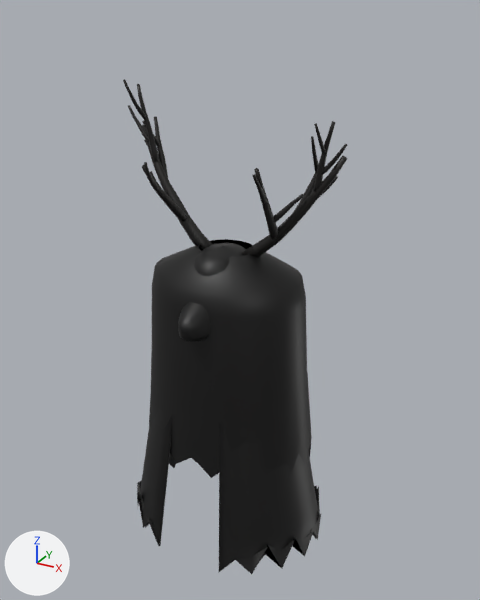
What one commit did to the glTF model creatures/beast/models/beast.glb.
Camera for both pictures: a camera (50 mm lens) standing at (0.754, -1.296, 0.714) and looking at (0.025, 0.029, 0.052). Every picture has the same lights, and +X, +Y and +Z are marked at lower left. The picture after the commit comes second.

Objects in the first picture: 'cape', 'head', 'shroud'.
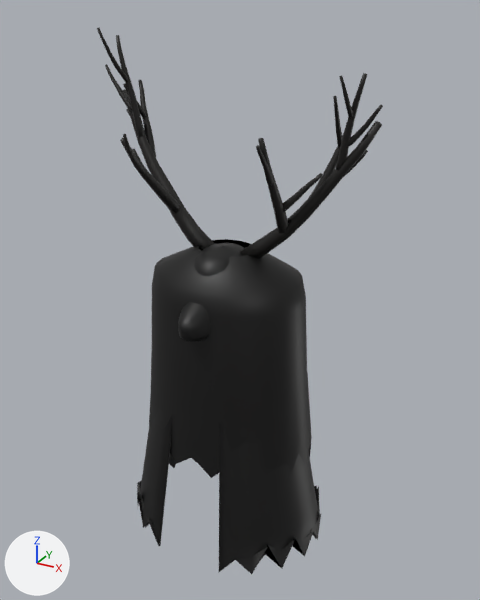
Patch to the scene script:
```diff
--- a/creatures/beast/models/beast.glb.py
+++ b/creatures/beast/models/beast.glb.py
@@ me_head @@
-me_head.from_pydata(...)  # 2018 vertices, 3680 faces; spans x -0.295..0.291, y -0.192..0.119, z -0.13..0.565
+me_head.from_pydata(...)  # 2018 vertices, 3680 faces; spans x -0.364..0.359, y -0.192..0.119, z -0.13..0.674
+# me_head part 1: the loose piece of 50 vertices spanning x 0.035..0.289, y -0.009..0.03, z 0.158..0.438 is scaled about its middle by (1.28, 1.27, 1.28), then moved by (0.033, 0.0, 0.036)
+# me_head part 2: the loose piece of 50 vertices spanning x 0.115..0.142, y -0.102..0.02, z 0.228..0.415 is scaled about its middle by (1.23, 1.28, 1.28), then moved by (0.023, -0.014, 0.042)
+# me_head part 3: the loose piece of 50 vertices spanning x 0.128..0.203, y -0.031..-0.009, z 0.277..0.352 is scaled about its middle by (1.28, 1.22, 1.28), then moved by (0.033, -0.008, 0.04)
+# me_head part 4: the loose piece of 50 vertices spanning x 0.126..0.144, y -0.126..-0.05, z 0.33..0.409 is scaled about its middle by (1.21, 1.28, 1.28), then moved by (0.025, -0.027, 0.055)
+# me_head part 5: the loose piece of 50 vertices spanning x 0.153..0.225, y -0.002..0.057, z 0.266..0.434 is scaled about its middle by (1.27, 1.27, 1.28), then moved by (0.04, 0.005, 0.05)
+# me_head part 6: the loose piece of 50 vertices spanning x 0.179..0.259, y 0.019..0.042, z 0.308..0.387 is scaled about its middle by (1.28, 1.23, 1.28), then moved by (0.048, 0.006, 0.049)
+# me_head part 7: the loose piece of 50 vertices spanning x 0.204..0.216, y -0.006..0.05, z 0.381..0.472 is scaled about its middle by (1.16, 1.27, 1.28), then moved by (0.046, 0.003, 0.071)
+# me_head part 8: the loose piece of 50 vertices spanning x 0.219..0.268, y -0.025..0.009, z 0.349..0.508 is scaled about its middle by (1.27, 1.26, 1.28), then moved by (0.055, -0.005, 0.072)
+# me_head part 9: the loose piece of 50 vertices spanning x 0.231..0.291, y -0.011..0.002, z 0.393..0.464 is scaled about its middle by (1.28, 1.15, 1.28), then moved by (0.06, -0.004, 0.072)
+# me_head part 10: the loose piece of 50 vertices spanning x 0.234..0.25, y -0.049..-0.008, z 0.439..0.506 is scaled about its middle by (1.2, 1.27, 1.28), then moved by (0.055, -0.011, 0.084)
+# me_head part 11: the loose piece of 50 vertices spanning x -0.265..-0.035, y -0.007..0.059, z 0.158..0.453 is scaled about its middle by (1.28, 1.27, 1.28), then moved by (-0.029, 0.004, 0.038)
+# me_head part 12: the loose piece of 50 vertices spanning x -0.153..-0.112, y -0.106..0.029, z 0.23..0.394 is scaled about its middle by (1.26, 1.28, 1.28), then moved by (-0.024, -0.013, 0.039)
+# me_head part 13: the loose piece of 50 vertices spanning x -0.198..-0.128, y -0.024..-0.007, z 0.274..0.357 is scaled about its middle by (1.28, 1.18, 1.28), then moved by (-0.033, -0.007, 0.04)
+# me_head part 14: the loose piece of 50 vertices spanning x -0.149..-0.133, y -0.114..-0.049, z 0.318..0.403 is scaled about its middle by (1.19, 1.28, 1.28), then moved by (-0.027, -0.025, 0.053)
+# me_head part 15: the loose piece of 50 vertices spanning x -0.254..-0.179, y 0.026..0.095, z 0.311..0.468 is scaled about its middle by (1.27, 1.27, 1.28), then moved by (-0.048, 0.014, 0.061)
+# me_head part 16: the loose piece of 50 vertices spanning x -0.24..-0.22, y 0.022..0.072, z 0.398..0.467 is scaled about its middle by (1.23, 1.27, 1.28), then moved by (-0.051, 0.01, 0.073)
+# me_head part 17: the loose piece of 50 vertices spanning x -0.251..-0.205, y 0.021..0.045, z 0.359..0.551 is scaled about its middle by (1.27, 1.24, 1.28), then moved by (-0.051, 0.006, 0.079)
+# me_head part 18: the loose piece of 50 vertices spanning x -0.295..-0.219, y 0.029..0.048, z 0.411..0.498 is scaled about its middle by (1.28, 1.22, 1.28), then moved by (-0.059, 0.008, 0.079)
+# me_head part 19: the loose piece of 50 vertices spanning x -0.251..-0.226, y -0.027..0.032, z 0.467..0.565 is scaled about its middle by (1.25, 1.28, 1.28), then moved by (-0.054, -0.002, 0.096)
+# other edits to the shape of me_head do not show in these pictures
 me_head.materials.append(mat_beast)
```

Location of each change, (x1, y1, x2, y2) in pixels of the pictures (480 x 600 px; the box of a moved part takes in the faces that stretch with it):
'head', reshaped (27% wider, 19% taller): before (123, 79, 348, 341); after (97, 28, 383, 341)
part 1 of me_head, moved or reshaped: before (242, 156, 347, 257); after (240, 121, 382, 259)
part 2 of me_head, moved or reshaped: before (254, 168, 278, 239); after (258, 138, 289, 233)
part 3 of me_head, moved or reshaped: before (273, 194, 304, 223); after (282, 173, 323, 213)
part 4 of me_head, moved or reshaped: before (252, 174, 267, 203); after (256, 145, 274, 186)
part 5 of me_head, moved or reshaped: before (293, 173, 316, 212); after (309, 133, 344, 197)
part 6 of me_head, moved or reshaped: before (320, 176, 338, 196); after (346, 150, 368, 175)
part 7 of me_head, moved or reshaped: before (311, 136, 319, 173); after (333, 96, 343, 148)
part 8 of me_head, moved or reshaped: before (313, 121, 335, 192); after (336, 73, 367, 171)
part 9 of me_head, moved or reshaped: before (322, 144, 348, 175); after (347, 105, 383, 147)
part 10 of me_head, moved or reshaped: before (314, 123, 326, 154); after (339, 76, 353, 119)
part 11 of me_head, moved or reshaped: before (142, 125, 213, 251); after (122, 89, 215, 251)
part 12 of me_head, moved or reshaped: before (142, 165, 187, 222); after (120, 138, 181, 214)
part 13 of me_head, moved or reshaped: before (150, 171, 163, 190); after (132, 148, 148, 171)
part 14 of me_head, moved or reshaped: before (144, 162, 160, 193); after (123, 134, 145, 175)
part 15 of me_head, moved or reshaped: before (154, 116, 168, 177); after (138, 80, 156, 157)
part 16 of me_head, moved or reshaped: before (142, 120, 160, 146); after (123, 83, 146, 118)
part 17 of me_head, moved or reshaped: before (137, 84, 159, 163); after (116, 35, 145, 138)
part 18 of me_head, moved or reshaped: before (128, 105, 149, 142); after (105, 64, 132, 111)
part 19 of me_head, moved or reshaped: before (123, 79, 147, 120); after (97, 28, 129, 82)
